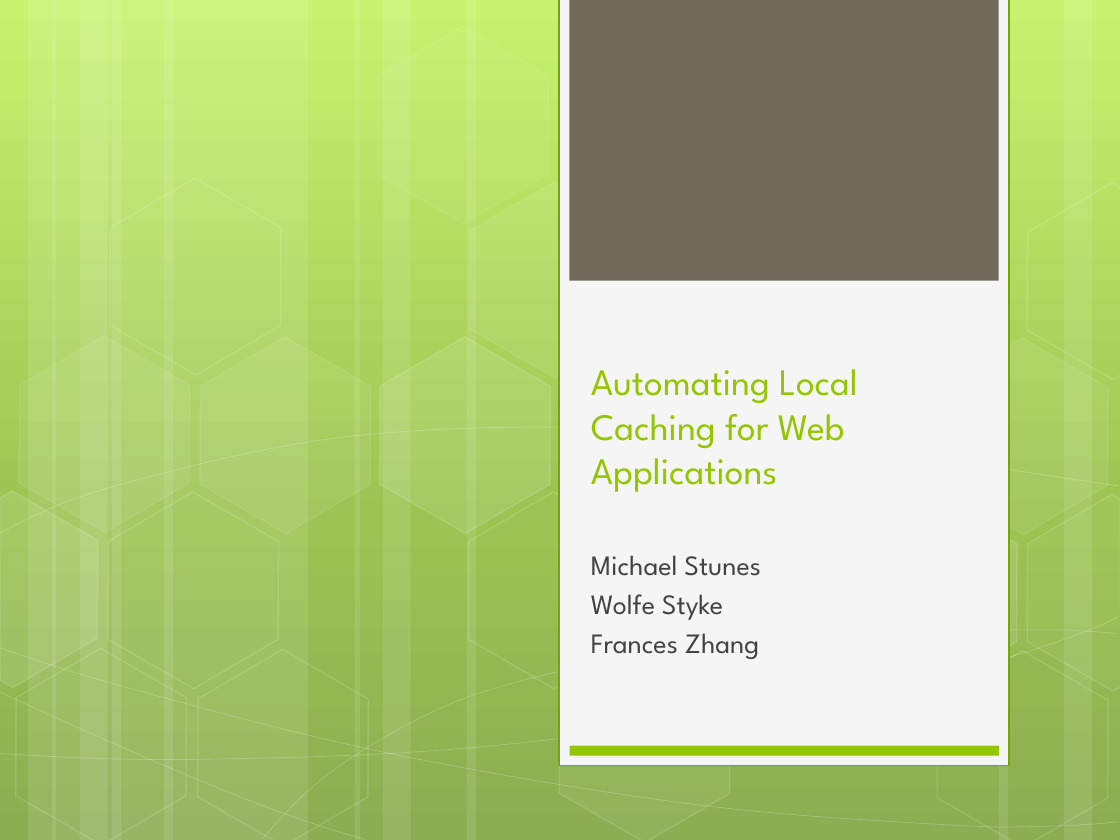
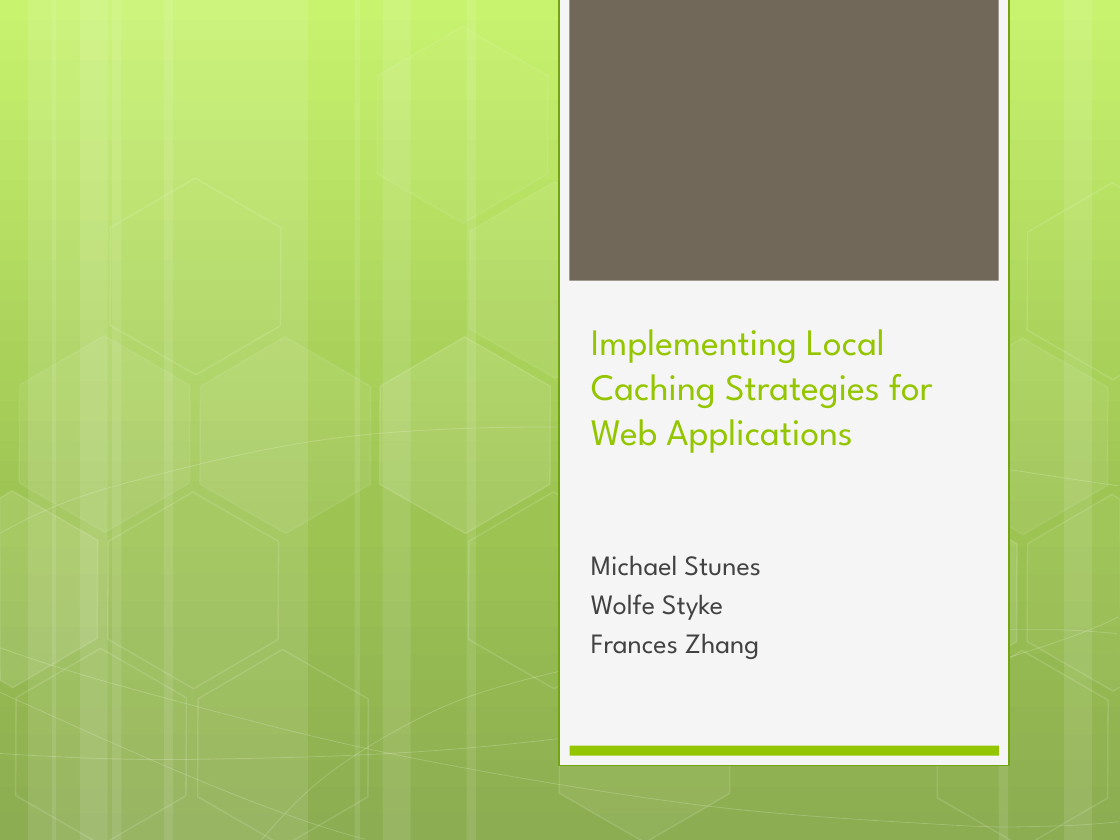
Before and after one commit to wolfes/backbone-store, a slide deck: slide 1 of presentation.pptx. Drawn at 1120x840 pixels with LibreOffice and Linux fonts; fonts in the diff are those of the drawing. Boxes give left, top, right and bottom in pixels: in the first picture for what was removed or moved away, otherwise in the second. Text is boxed around its words. In the diff, an @@ line names an element or a change of style, - is before the commit and + after.

```diff
--- a/presentation.pptx
+++ b/presentation.pptx
@@ title at (x1=591, y1=329, x2=933, y2=453): text changed @@
-Automating Local Caching for Web Applications
+Implementing Local Caching Strategies for Web Applications
```
Also in this commit, not shown: 6 other slides changed, 1 slide removed.
